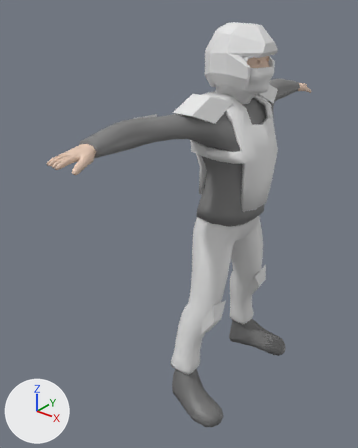
An edit to the FBX model Assets/Model/Raptor Models/human-rigged2.fbx, drawn before and after from the same camera.
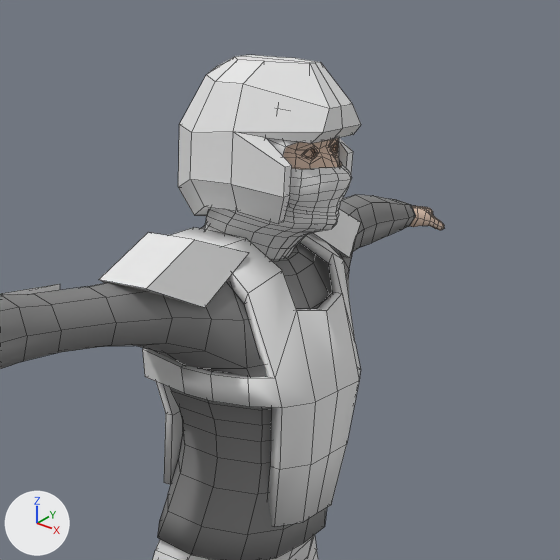
Each version appears first whole from a 50 mm camera at (0.01267, -0.02036, 0.02162) aimed at (-0.00226, -0.00171, 0.01006), and next in a close-up on the part from 37% to 100% of the width and 0% to 50% of the height. Every picture has the same lights, and +X, +Y and +Z are marked at lower left. The close-ups show mesh edges as thin lines. Where no turn or scale is listed for an object, it has been applied to the vertices. Vertices at the same position are counted once.

Script lines for the objects in view, before the commit:
```python
me_0_base_cube_004 = bpy.data.meshes.new('0-base-cube_004')
me_0_base_cube_004.from_pydata(...)  # 561 vertices, 540 faces; spans x -0.00127..0.00164, y -0.00102..0.00103, z 0.01655..0.01986
# faces by material slot: [22, 518]
me_0_base_cube_004.materials.append(mat_head)  # its picture is missing
me_0_base_cube_004.materials.append(mat_head__head)  # its picture is missing
me_cube_001 = bpy.data.meshes.new('Cube_001')
me_cube_001.from_pydata(...)  # 182 vertices, 185 faces; spans x -0.00221..0.00185, y -0.006..0.006, z 0.00451..0.01718
me_cube_001.materials.append(mat_unnamed)  # white #e7e7e7
me_cube_002 = bpy.data.meshes.new('Cube_002')
me_cube_002.from_pydata(...)  # 80 vertices, 84 faces; spans x -0.0016..0.00152, y -0.00135..0.00135, z 0.01711..0.02002
me_cube_002.materials.append(mat_unnamed)  # white #e7e7e7
# before: 4 (0.00112, 0.00099, 0.01837) at pixel (347, 153), 5 (0.00061, 0.00107, 0.0188), 23 (0.00134, 0.00075, 0.01873) at pixel (353, 134), 38 (0.00112, -0.00099, 0.01837) at pixel (291, 165), 39 (0.00061, -0.00107, 0.0188) at pixel (265, 137)
# before: 57 (0.00134, -0.00075, 0.01873) at pixel (311, 143), 68 (0.00134, 0.0, 0.01873) at pixel (332, 139)
ob_0_base_cube_004 = bpy.data.objects.new('0-base-cube_004', me_0_base_cube_004)
ob_0_base_cube_004.location = (0.0, 0.0, 0.0)
ob_cube_001 = bpy.data.objects.new('Cube_001', me_cube_001)
ob_cube_001.location = (0.0, 0.0, 0.0)
ob_cube_002 = bpy.data.objects.new('Cube_002', me_cube_002)
ob_cube_002.location = (0.0, 0.0, 0.0)
# also in view: '0-base-cube_003' at (0.0001, 0.0, 0.00851); 'Cube' at (0.00022, 0.0, 0.0182)
```
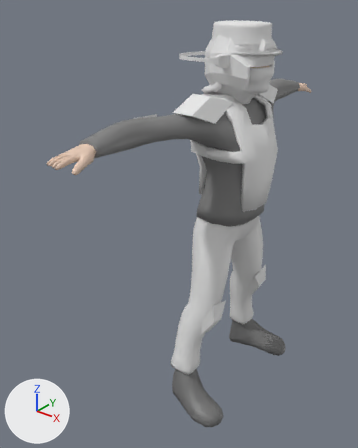
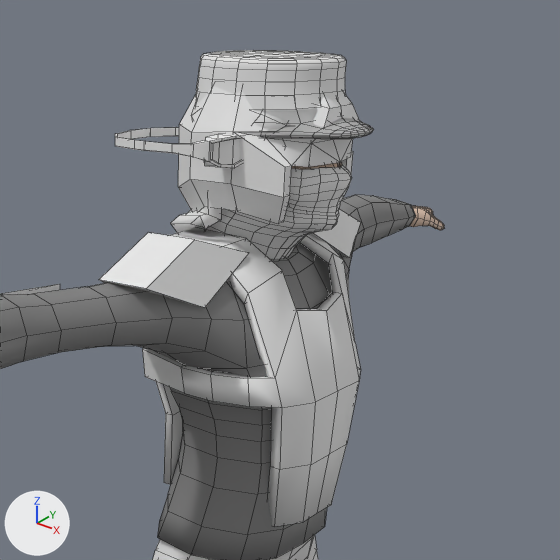
Changed parts and their boxes [x1, y1, x2, y2] in the close-ups (560 x 560 px):
'Cube_002', reshaped
    before: [178, 55, 361, 224]
    after: [178, 86, 360, 224]
'Cube_005', added
    after: [195, 50, 346, 110]
'Cube_003', added
    after: [115, 127, 245, 168]
'Cube_004', added
    after: [253, 108, 373, 139]
'Plane', added
    after: [171, 104, 291, 233]
part 1 of me_cube_002, added
    after: [267, 138, 353, 167]
'0-base-cube_004', unchanged, covered by the edit
    before: [283, 138, 339, 170]
    after: [292, 163, 339, 170]

Edits to the bpy script that builds the scene:
```text
Change me_cube_002:
    where me_cube_002.from_pydata(...)  # 80 vertices, 84 faces; spans x -0.0016..0.00152, y -0.00135..0.00135, z 0.01711..0.02002
    used by ob_cube_002; location = (0.0, 0.0, 0.0)
    verts and faces of me_cube_002; kept vertices keep their numbers, new ones are numbered from 80
    me_cube_002 part 1
    add verts[80] = (0.00131, 0.00075, 0.01834)  # pixel (350, 157)
    add verts[81] = (0.00131, -0.00075, 0.01834)  # pixel (308, 167)
    add verts[82] = (0.00152, 0.0, 0.01835)  # pixel (340, 162)
    add faces += [(23, 68, 82), (57, 82, 68), (4, 5, 23), (38, 57, 39), (4, 23, 80), (38, 81, 57)]
    add faces += [(23, 82, 80), (57, 81, 82)]
Add me_cube_003:
    me_cube_003.from_pydata(...)  # 128 vertices, 130 faces; spans x -0.00239..0.00037, y -0.00106..0.00106, z -0.00023..0.00031
    me_cube_003.materials.append(mat_unnamed)  # white #e7e7e7
Add me_cube_004:
    me_cube_004.from_pydata(...)  # 290 vertices, 288 faces; spans x -0.00148..0.00197, y -0.00115..0.00115, z -0.00056..0.00076
    me_cube_004.materials.append(mat_unnamed)  # white #e7e7e7
Add me_cube_005:
    me_cube_005.from_pydata(...)  # 354 vertices, 352 faces; spans x -0.00148..0.00197, y -0.00115..0.00115, z -0.00056..0.00083
    me_cube_005.materials.append(mat_unnamed)  # white #e7e7e7
Add me_plane:
    me_plane.from_pydata(...)  # 150 vertices, 148 faces; spans x -0.00179..0.00135, y -0.00125..0.0012, z -0.00324..0.0
    me_plane.materials.append(mat_unnamed)  # white #e7e7e7
Add ob_cube_003:
    ob_cube_003 = bpy.data.objects.new('Cube_003', me_cube_003)
    ob_cube_003.location = (0.0, -0.00108, 0.01853)
Add ob_cube_004:
    ob_cube_004 = bpy.data.objects.new('Cube_004', me_cube_004)
    ob_cube_004.location = (0.0, 0.0, 0.01924)
Add ob_cube_005:
    ob_cube_005 = bpy.data.objects.new('Cube_005', me_cube_005)
    ob_cube_005.location = (0.0, 0.0, 0.01924)
Add ob_plane:
    ob_plane = bpy.data.objects.new('Plane', me_plane)
    ob_plane.location = (0.0, 0.0, 0.02)
```
